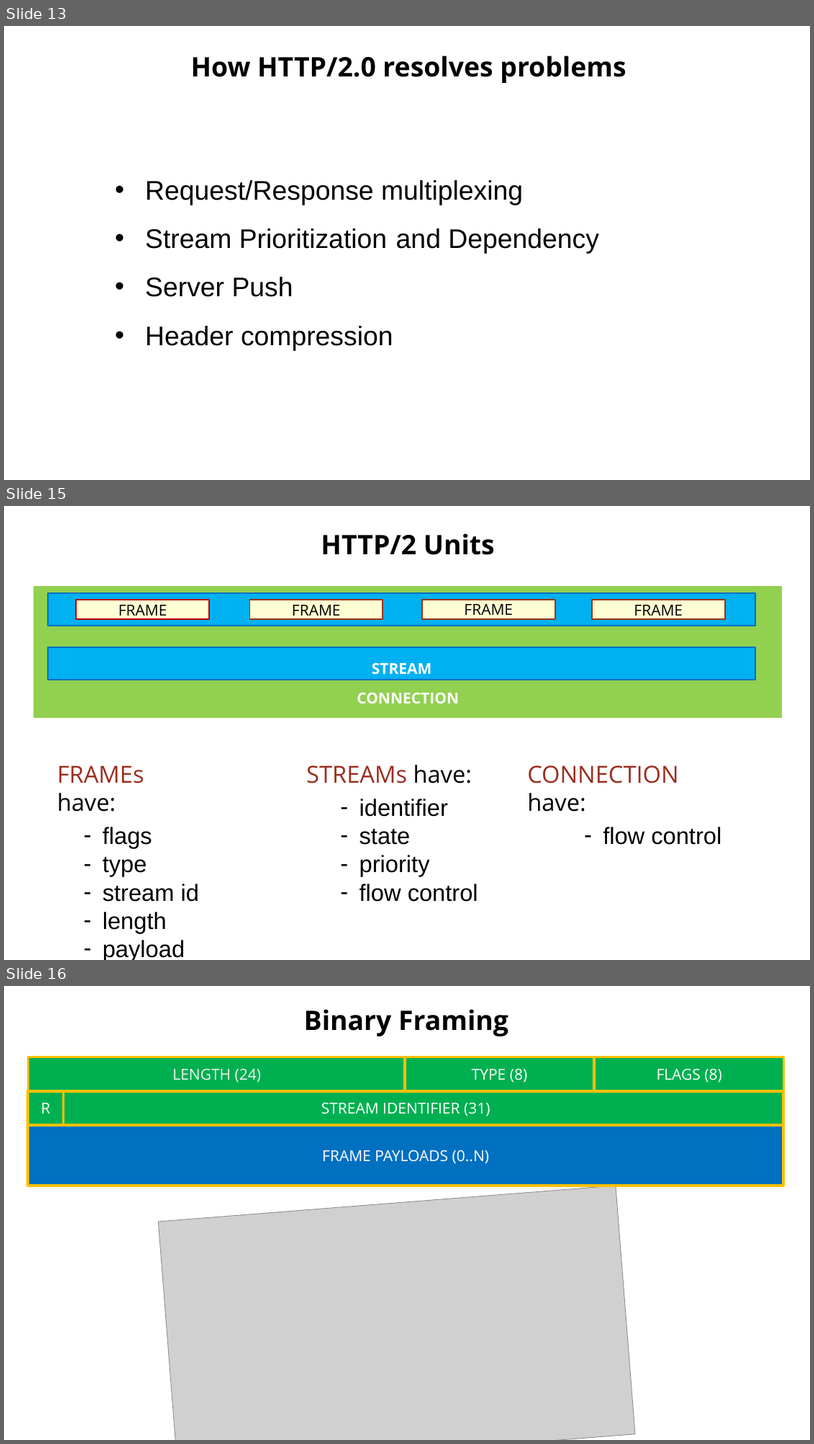
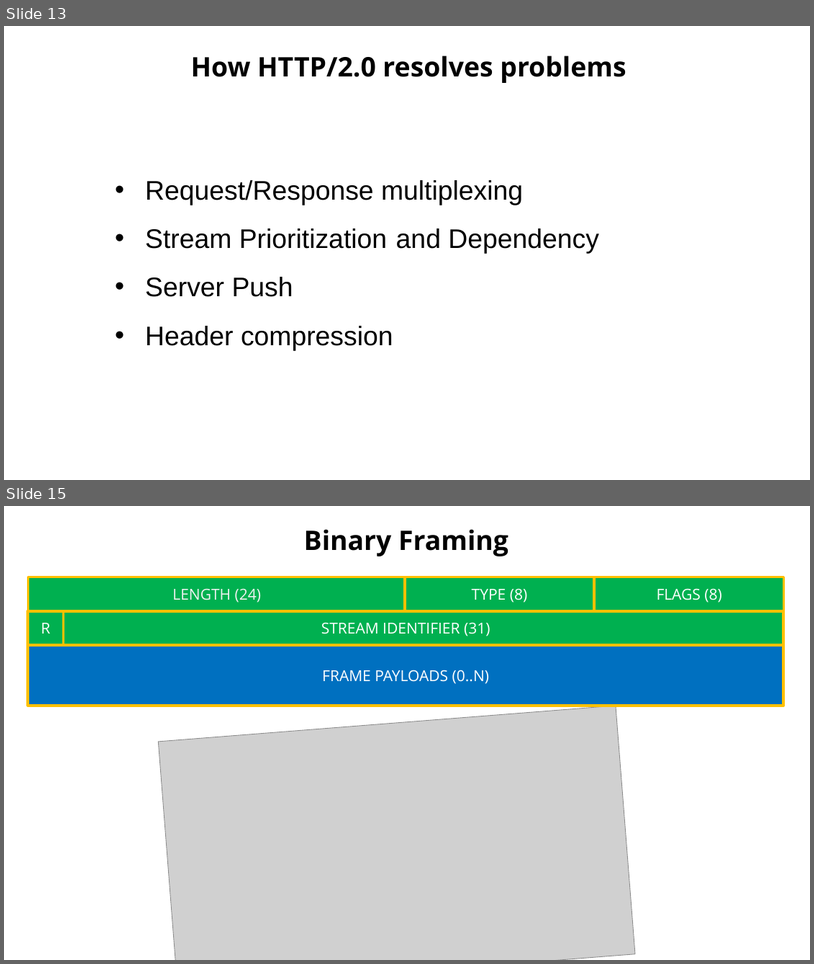
Before and after one commit to Zenon8/http2-inv, a slide deck: presentation/Http2 - Kotlin.pptx. Shown one above the other, each under a label of ours: slides 13, 15 and 16 before the commit, slides 13 and 15 after it; the slides between them are not shown. The pictures are 814x1444 and 814x964 pixels, drawn with LibreOffice and Linux fonts; fonts in the diff are those of the drawing; grey boxes stand for pictures; background and template pictures are left out. Boxes give left, top, right and bottom in pixels: in the first picture for what was removed or moved away, otherwise in the second. Text is boxed around its words. In the diff, an @@ line names an element or a change of style, - is before the commit and + after.

```diff
--- a/presentation/Http2 - Kotlin.pptx
+++ b/presentation/Http2 - Kotlin.pptx
@@ slide 15 removed at (x1=4, y1=506, x2=810, y2=960), background #FFFFFF; not listed: 1 template element that a slide beside it also shows @@
@@ text removed at (x1=321, y1=533, x2=495, y2=555) @@
-HTTP/2 Units
@@ rectangle removed at (x1=34, y1=587, x2=782, y2=718) @@
-CONNECTION
@@ rectangle removed at (x1=48, y1=593, x2=756, y2=626) @@
@@ rectangle removed at (x1=76, y1=600, x2=209, y2=619) @@
-FRAME
@@ rectangle removed at (x1=250, y1=600, x2=383, y2=619) @@
-FRAME
@@ rectangle removed at (x1=422, y1=600, x2=556, y2=619) @@
-FRAME
@@ rectangle removed at (x1=593, y1=600, x2=725, y2=619) @@
-FRAME
@@ rectangle removed at (x1=48, y1=647, x2=756, y2=680) @@
-STREAM
@@ text removed at (x1=306, y1=764, x2=478, y2=901) @@
-STREAMs have:
-– identifier
-– state
-– priority
-– flow control
@@ text removed at (x1=57, y1=765, x2=199, y2=960) @@
-FRAMEs have:
-– flags
-– type
-– stream id
-– length
-– payload
@@ text removed at (x1=527, y1=765, x2=722, y2=844) @@
-CONNECTION have:
-– flow control
@@ what was slide 16 is now slide 15 @@
```
Also in this commit, not shown: 8 slides changed, 7 slides added, 4 other slides removed, 2 other files.
